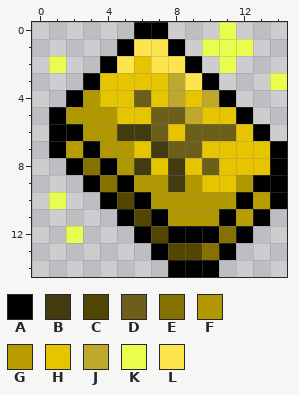
A pixel-art sprite gets an edit: Grafiki/Obiekty/Tabliczka Słońca1.png. This is how it looked before the edit.
The file is 15x15 pixels.
Palette (. is transparent): A #000000  B #423b10  C #524600  D #6b5f19  E #857100  F #b29800  G #b89c00  H #e6c400  J #bea92d  K #e8fd4d  L #ffe54d
Pixels before, first column x 1:
 0 .....AA...K...
 1 ....ALLA.KKK..
 2 K..ALHLLA.K...
 3 ..AHHHHJLA...K
 4 .AFHHDHJHJA...
 5 AFFFHHDDJHHA..
 6 AAFFBBDHDDDHA.
 7 AGAFFHBDDHHHHA
 8 .AEAFBHBHDHHHA
 9 ..AEAFFBFHHFAA
10 K..ACAFFFFFAGA
11 ....ACAFFFAGA.
12 .K...ACAAAEA..
13 ......ACCEA...
14 .......AAA....
After the commit:
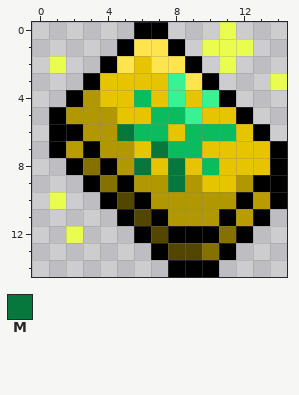
Colours new in this view: M #07783d
What changed:
colour D: #6b5f19 -> #0bbc5f
colour J: #bea92d -> #39f392
Changed rows in their new state; - is a pixel that keeps its letter.
first column x 5:
 6 MD--
 7 --M-
 8 -M-M
 9 ---M
Boxes around the changes in both pictures, in picture pixels (x1, y1, x2, y2):
changed: (117, 73, 236, 192)
